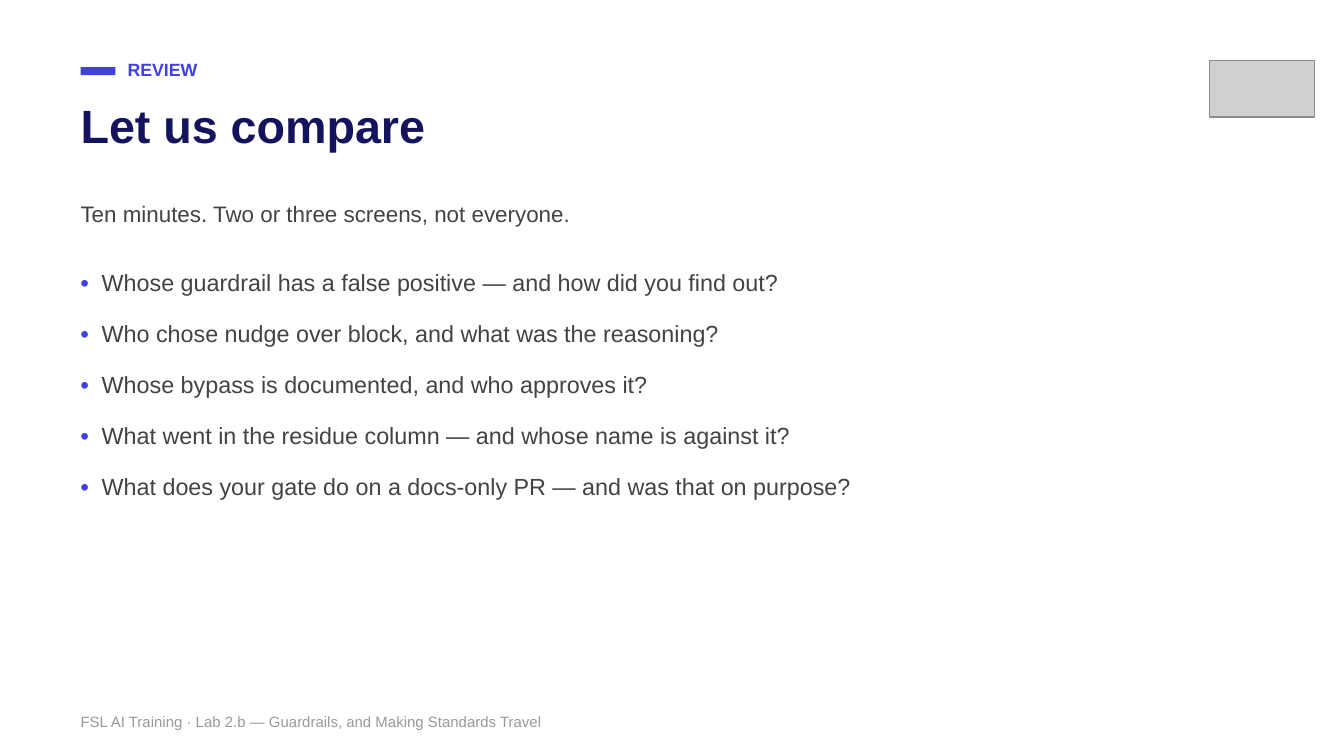
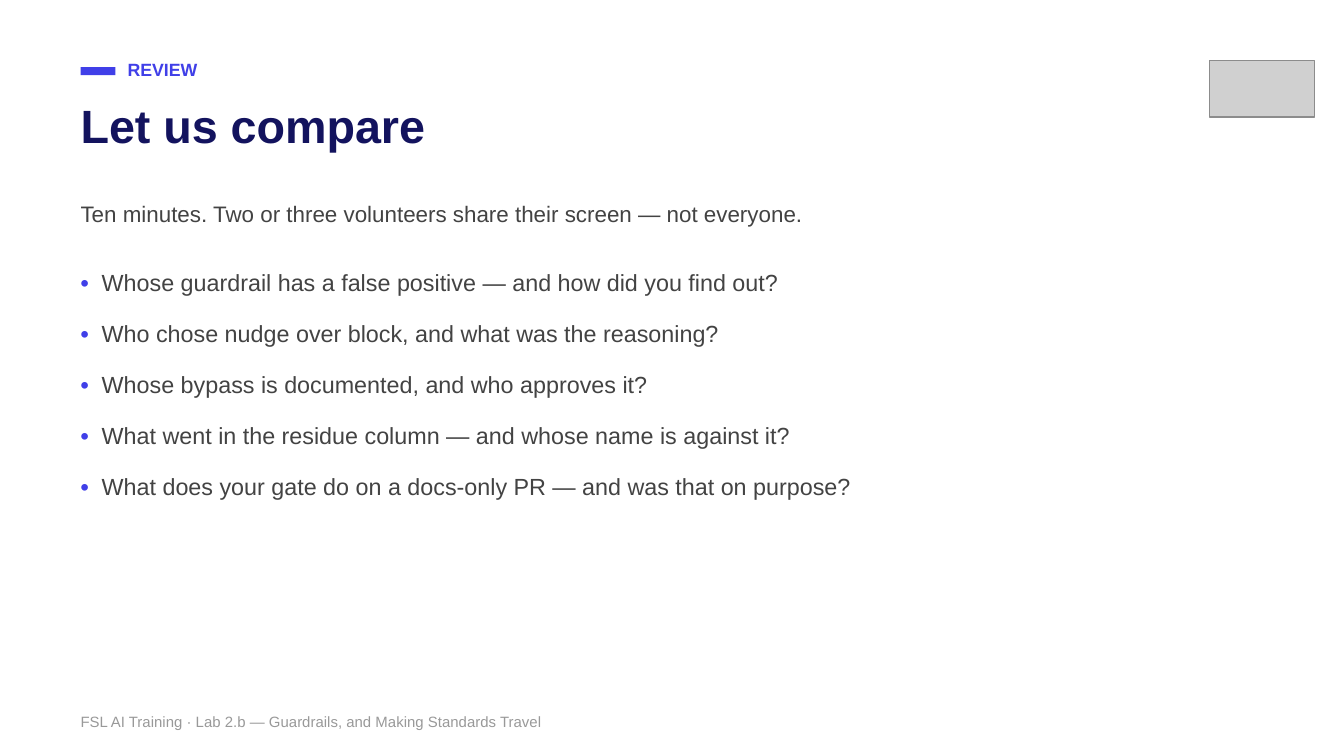
Before and after one commit to mike-tajmajer-fullstacklabs/fsl-taskboard-lab, a slide deck: slide 24 of docs/instructor/lab-2b-guardrails.pptx (slide 23 before the commit). Drawn at 1344x756 pixels with LibreOffice and Linux fonts; fonts in the diff are those of the drawing; grey boxes stand for pictures. Boxes give left, top, right and bottom in pixels: in the first picture for what was removed or moved away, otherwise in the second. Text is boxed around its words. In the diff, an @@ line names an element or a change of style, - is before the commit and + after.

```diff
--- a/docs/instructor/lab-2b-guardrails.pptx
+++ b/docs/instructor/lab-2b-guardrails.pptx
@@ text at box(81, 205, 802, 227): text changed @@
-Ten minutes. Two or three screens, not everyone.
+Ten minutes. Two or three volunteers share their screen — not everyone.
```
Also in this commit, not shown: 4 other slides changed, 1 slide added, 10 other files.
